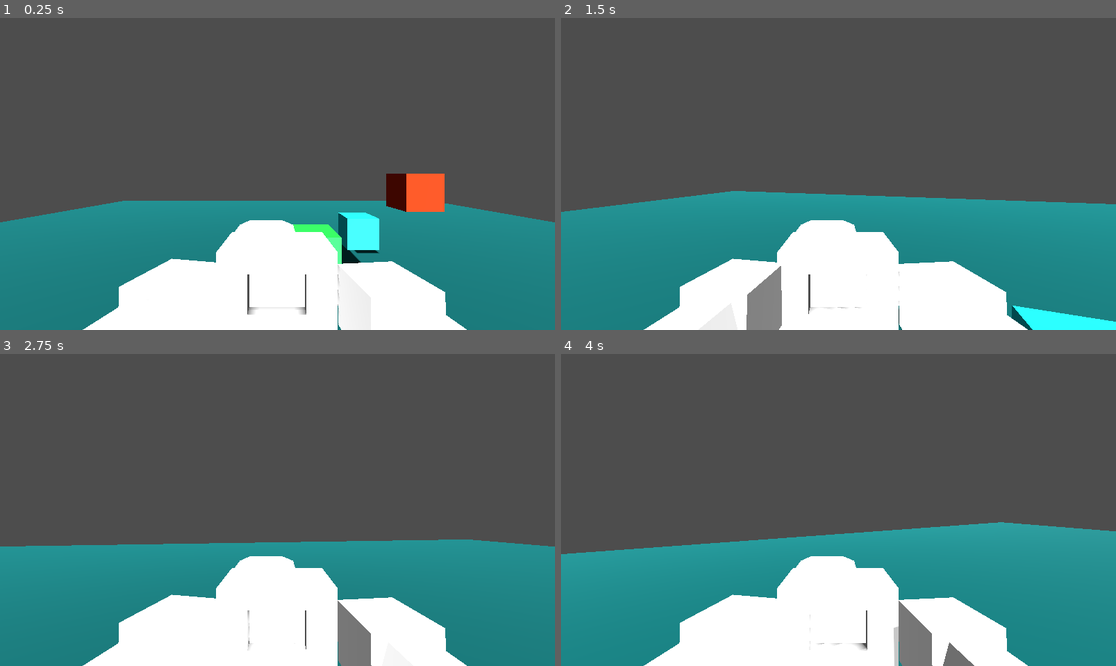
Above: before the commit, frames 1-4 (two rows, left to right).
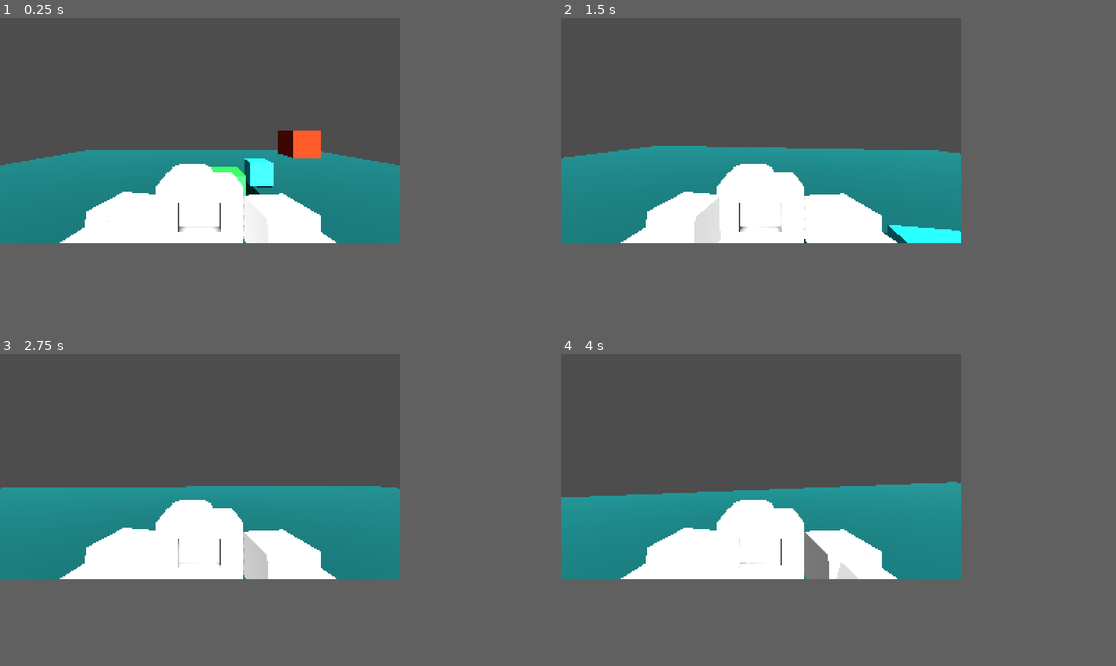
Above: after the commit, the same moments.

Repository: G4vp/TheCopyCam
Game: Godot game, scene res://Scenes/Environment/level.tscn
Same seed, same stepped clock (60 frames per second), same inputs: the game is played once before the commit and once after it.
Inputs (mouse positions are in pixels of both pictures, inside the frame that each line leads up to):
- Up to frame 1 (0.25 s): no input
- Up to frame 2 (1.5 s): move the mouse to (866, 174) at 0.52 s; press the mouse at (866, 174) at 0.53 s; hold Up (move_up) from 0.53 s (still down); tap Space (jump) at 0.77 s; move the mouse to (810, 174) at 1.27 s; release the mouse at (810, 174) at 1.28 s; right-click (810, 174) at 1.35 s
- Up to frame 3 (2.75 s): keep holding Up (move_up); tap Space (jump) at 1.52 s; move the mouse to (288, 503) at 2.02 s; press the mouse at (288, 503) at 2.03 s
- Up to frame 4 (4 s): keep holding Up (move_up); move the mouse to (832, 516) at 2.77 s; release the mouse at (832, 516) at 2.78 s; right-click (832, 516) at 2.85 s; tap Space (jump) at 3.02, 3.77 s; move the mouse to (877, 513) at 3.52 s; press the mouse at (877, 513) at 3.53 s
In our replay, the window is 799x449 before the commit and 576x324 after it. These sizes can differ from the game's own. Grey fills any space a smaller window leaves; there, only what the larger window draws over its background counts as a difference.

The runs differ from the first frame. In frame 1, 49% of the frame differs, in the area x 0-100%, y 36-100%; in frame 2, 49%; in frame 3, 49%; in frame 4, 49%.

Commit message:
graphics change

Diff:
--- a/Scenes/Characters/photos_frame_control.gd
+++ b/Scenes/Characters/photos_frame_control.gd
@@ -40,7 +40,7 @@
 func create_texture_rect_child(index: int) -> TextureRect:
 	var scene = preload("res://Scenes/Control/photos_frames.tscn")
 	var instante = scene.instantiate()
-	var node_position = Vector2(index*100+(get_viewport().size.x/40),get_viewport().size.y/60)
+	var node_position = Vector2((index*100)+60,60)
 
 	instante.texture = load("res://Assets/Images/CameraFrame.png")
 	instante.position = node_position
--- a/Scenes/Characters/player.gd
+++ b/Scenes/Characters/player.gd
@@ -3,7 +3,7 @@
 const SPEED = 5.0
 const JUMP_VELOCITY = 4.5
 
-@export var MOUSE_SENSITIVITY : float = 0.3
+@export var MOUSE_SENSITIVITY : float = 0.6
 @export var CAMERA_CONTROLLER : Node3D
 
 
--- a/Scenes/Characters/player.tscn
+++ b/Scenes/Characters/player.tscn
@@ -46,10 +46,8 @@
 [node name="PhotosFrameControl" type="Control" parent="."]
 layout_mode = 3
 anchors_preset = 0
-offset_left = 440.0
-offset_top = 24.0
-offset_right = 480.0
-offset_bottom = 64.0
+scale = Vector2(0.3, 0.3)
+mouse_filter = 2
 script = ExtResource("4_fpn8k")
 
 [node name="CollisionShape3D" type="CollisionShape3D" parent="."]
--- a/project.godot
+++ b/project.godot
@@ -14,6 +14,14 @@
 run/main_scene="res://Scenes/Environment/level.tscn"
 config/features=PackedStringArray("4.1", "Forward Plus")
 config/icon="res://icon.svg"
+
+[display]
+
+window/size/viewport_width=576
+window/size/viewport_height=324
+window/size/mode=2
+window/stretch/mode="viewport"
+window/stretch/scale=2.0
 
 [input]
 
